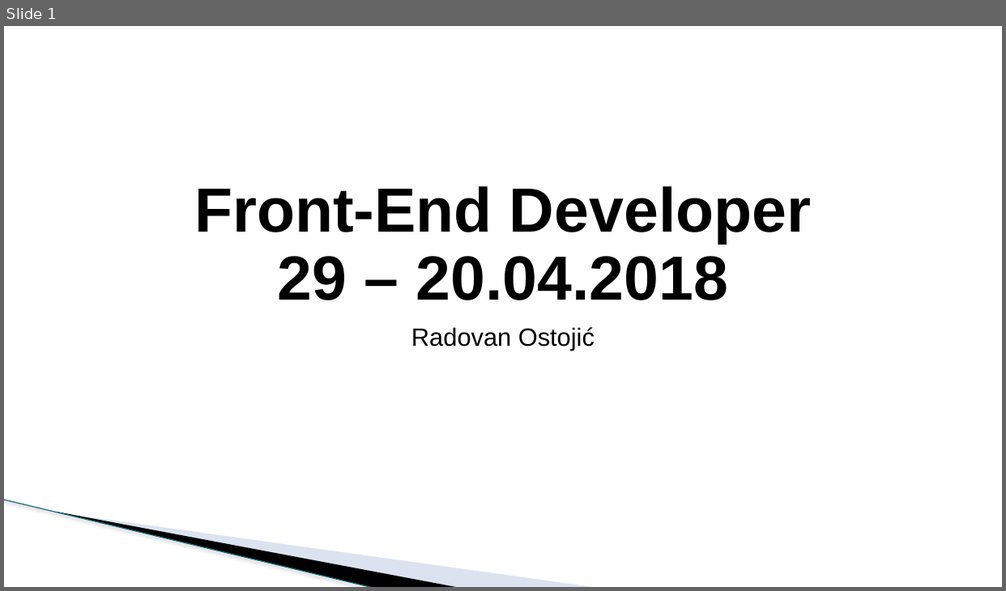
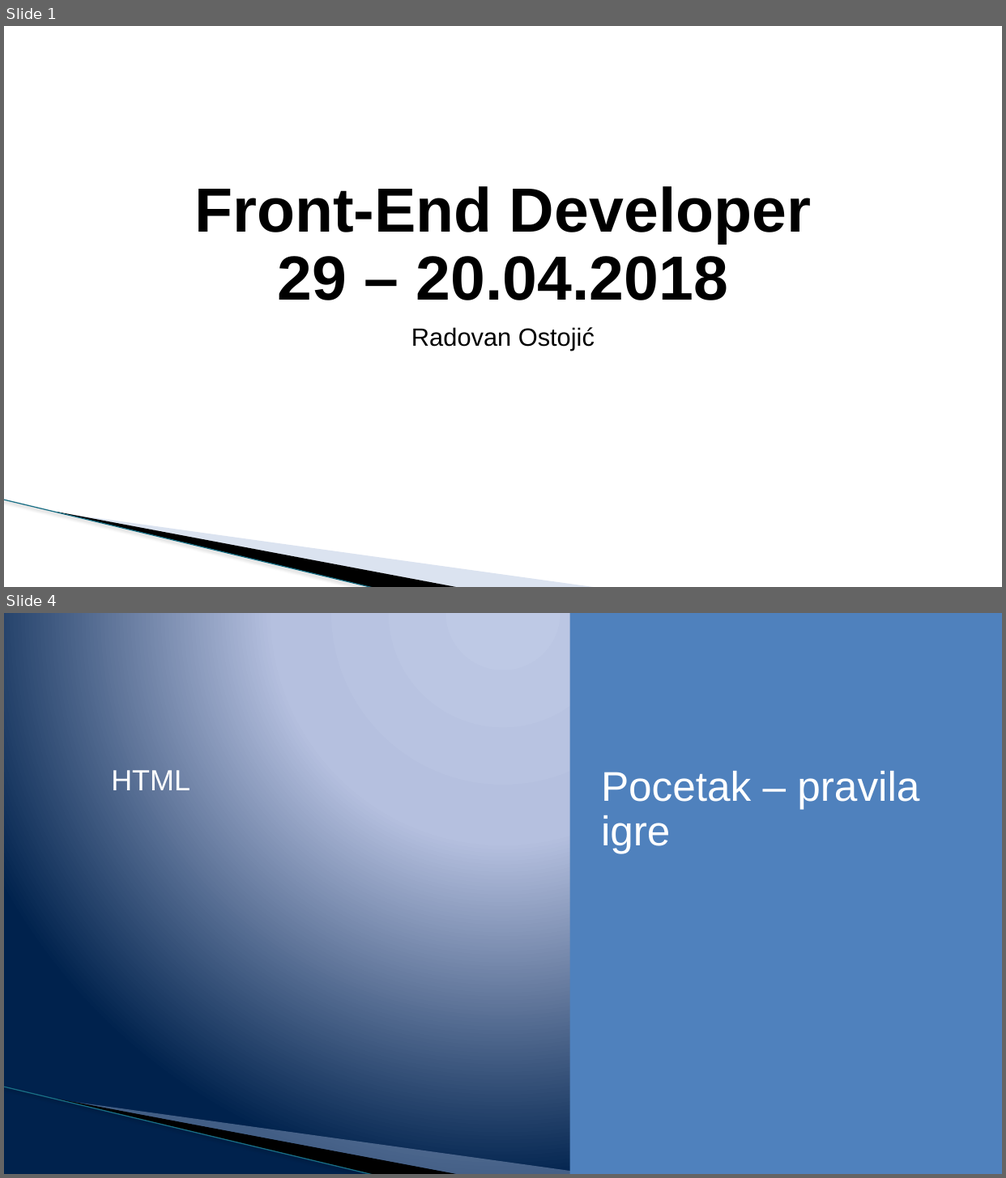
Before and after one commit to todalexcode/kurs-front-end, a slide deck: sesija-29/PPT/Front-End Developer-29.pptx. Shown one above the other, each under a label of ours: slide 1 before the commit, slides 1 and 4 after it; the slides between them are not shown. The pictures are 1006x591 and 1006x1178 pixels, drawn with LibreOffice and Linux fonts; fonts in the diff are those of the drawing; background and template pictures are left out. Boxes give left, top, right and bottom in pixels: in the first picture for what was removed or moved away, otherwise in the second. Text is boxed around its words. In the diff, an @@ line names an element or a change of style, - is before the commit and + after.

```diff
--- a/sesija-29/PPT/Front-End Developer-29.pptx
+++ b/sesija-29/PPT/Front-End Developer-29.pptx
@@ slide 4 added at [4, 613, 1002, 1174], background gradient #BFC9E5 to #B5C0E0 to #00234D; not listed: 3 template elements that a slide beside it also shows @@
@@ rectangle added at [570, 613, 1002, 1174], fill #4F81BD @@
@@ text added at [111, 770, 190, 790], 28 pt, text #FFFFFF @@
+HTML
@@ text added at [601, 771, 919, 854], 40 pt, text #FFFFFF @@
+Pocetak – pravila igre
```
Also in this commit, not shown: 2 slides changed, 1 other slide added, 1 slide removed, 30 other files.
